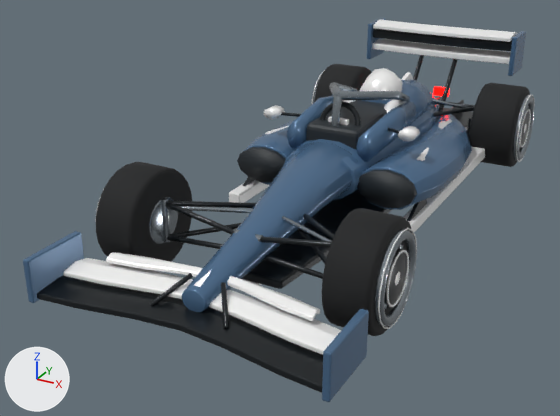
The glTF model assets/vehicles/formula_red_bull/formula_red_bull.glb, before and after one commit.
Camera for both pictures: a camera (50 mm lens) standing at (2.29, -5.37, 2.52) and looking at (-0.37, -0.53, 0.1). Lighting does not change. The marker at lower left points along +X, +Y and +Z. The older version comes first.

The older version as bpy lines, for what is in view:
```python
ob_airbox = bpy.data.objects.new('airbox', me_airbox_mesh)
ob_airbox.location = (0.0, 0.0, 0.0)
ob_floor_edge_left = bpy.data.objects.new('floor_edge_left', me_floor_edge_left_mesh)
ob_floor_edge_left.location = (0.0, 0.0, 0.0)
ob_floor_edge_right = bpy.data.objects.new('floor_edge_right', me_floor_edge_right_mesh)
ob_floor_edge_right.location = (0.0, 0.0, 0.0)
ob_front_wing_upper_flap = bpy.data.objects.new('front_wing_upper_flap', me_front_wing_upper_flap_mesh)
ob_front_wing_upper_flap.location = (0.0, 0.0, 0.0)
ob_mirror__1 = bpy.data.objects.new('mirror_+1', me_mirror__1_mesh)
ob_mirror__1.location = (0.0, 0.0, 0.0)
ob_mirror__1_1 = bpy.data.objects.new('mirror_-1', me_mirror__1_mesh_1)
ob_mirror__1_1.location = (0.0, 0.0, 0.0)
ob_rear_wing_flap = bpy.data.objects.new('rear_wing_flap', me_rear_wing_flap_mesh)
ob_rear_wing_flap.location = (0.0, 0.0, 0.0)
ob_sidepod_inlet__1_1 = bpy.data.objects.new('sidepod_inlet_-1', me_sidepod_inlet__1_mesh_1)
ob_sidepod_inlet__1_1.location = (0.0, 0.0, 0.0)
ob_sidepod_stripe__1 = bpy.data.objects.new('sidepod_stripe_+1', me_sidepod_stripe__1_mesh)
ob_sidepod_stripe__1.location = (0.0, 0.0, 0.0)
# also in view: 'rear_wing_main' at (0.0, 2.15, 1.0); 'cockpit_rail_-1' at (-0.29, 0.02, 0.7); 'wheel_RL_tire' at (-0.77, 1.57, 0.37); 'cockpit_rail_+1' at (0.29, 0.02, 0.7); 'cockpit_cavity' at (0.0, 0.03, 0.69)
```
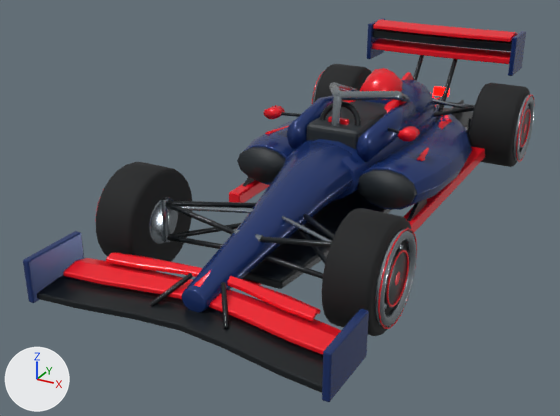
Boxes (x1, y1, x2, y2) around the edits, measured in the pictures (560 x 416 px):
'needle_nose', recoloured (blue to dark blue)
    both: (182, 142, 358, 313)
'front_wing_color_plane', recoloured (white to red)
    both: (63, 258, 341, 355)
'sidepod_+1', recoloured (blue to dark blue)
    both: (362, 114, 472, 210)
'front_endplate_+1', recoloured (blue to dark blue)
    both: (322, 309, 369, 402)
'front_wing_upper_flap', recoloured (white to red)
    both: (106, 252, 320, 321)
'front_endplate_-1', recoloured (blue to dark blue)
    both: (23, 231, 84, 303)
'rear_wing_lower', recoloured (white to red)
    both: (372, 39, 511, 64)
'cockpit_rail_+1', recoloured (blue to dark blue)
    both: (356, 101, 417, 162)
'monocoque', recoloured
    both: (284, 104, 439, 200)
'rear_wing_flap', recoloured (white to red)
    both: (373, 20, 518, 42)
'floor_edge_right', recoloured (white to red)
    both: (404, 146, 485, 234)
'cockpit_rail_-1', recoloured (blue to dark blue)
    both: (287, 95, 334, 149)
'engine_cover', recoloured (blue to dark blue)
    both: (362, 80, 437, 119)
'sidepod_-1', recoloured (blue to dark blue)
    both: (243, 120, 295, 185)
'airbox', recoloured (white to red)
    both: (360, 68, 403, 92)
'rear_endplate_+1', recoloured (blue to dark blue)
    both: (508, 31, 526, 76)
'floor_edge_left', recoloured (white to red)
    both: (229, 180, 269, 203)
'rear_endplate_-1', recoloured (blue to dark blue)
    both: (367, 18, 385, 59)
'mirror_+1', recoloured (white to red)
    both: (398, 126, 420, 142)
'wheel_FR_sidewall_mark', recoloured
    both: (378, 228, 417, 329)
'wheel_FR_aqua_ring', recoloured (white to red)
    both: (387, 250, 409, 307)
'mirror_-1', recoloured (white to red)
    both: (264, 105, 285, 119)
'headrest_+1', recoloured
    both: (384, 100, 406, 113)
'sidepod_stripe_+1', recoloured
    both: (417, 119, 452, 161)
'wheel_RR_aqua_ring', recoloured
    both: (520, 109, 531, 147)
'wheel_RR_sidewall_mark', recoloured
    both: (516, 95, 534, 162)
'nose_spear', recoloured
    both: (194, 270, 211, 287)
'steering_display', recoloured
    both: (328, 116, 349, 125)
'engine_shark_fin', recoloured
    both: (401, 72, 414, 80)
'sidepod_stripe_-1', recoloured
    both: (265, 126, 289, 134)
'wheel_FR_center_lock', recoloured
    both: (395, 272, 400, 285)
'two_tone_sweep_+1', recoloured
    both: (438, 121, 446, 128)
'wheel_RL_sidewall_mark', recoloured
    both: (312, 70, 325, 104)
'center_plank', recoloured
    both: (242, 279, 261, 285)
'headrest_-1', recoloured
    both: (344, 100, 356, 103)
'wheel_RR_center_lock', recoloured
    both: (524, 124, 527, 133)

What the commit changed:
Material 'red bull_secondary' (mat_red_bull_secondary) changes colour from white #fafaf9 to red #f41626; in linear values from (0.957, 0.957, 0.949) to (0.902, 0.00784, 0.0196).
Material 'red bull_detail' (mat_red_bull_detail) changes colour from white #fafaf9 to red #f41626; in linear values from (0.957, 0.957, 0.949) to (0.902, 0.00784, 0.0196).
Material 'red bull_paint' (mat_red_bull_paint) changes colour from blue #4f7091 to dark blue #1c3570; in linear values from (0.0784, 0.161, 0.282) to (0.0118, 0.0353, 0.161).
Material 'red bull_accent' (mat_red_bull_accent) changes colour from white #fafaf9 to red #f41626; in linear values from (0.957, 0.957, 0.949) to (0.902, 0.00784, 0.0196).
